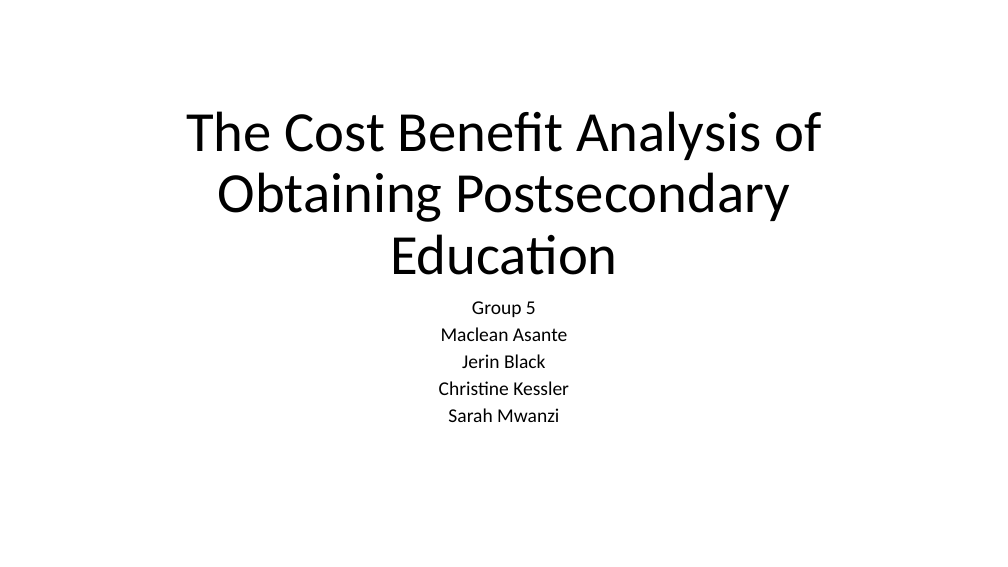
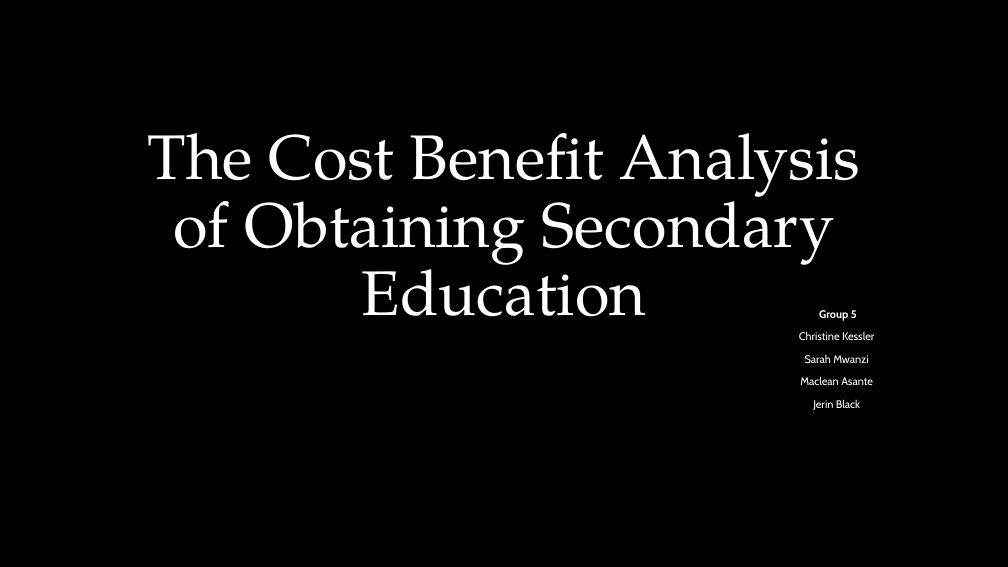
Before and after one commit to clkessler220/project-1-team-5, a slide deck: slide 1 of The Cost Benefit Analysis of Obtaining Postsecondary Eduction.pptx. Drawn at 1008x567 pixels with LibreOffice and Linux fonts; fonts in the diff are those of the drawing; background and template pictures are left out. Boxes give left, top, right and bottom in pixels: in the first picture for what was removed or moved away, otherwise in the second. Text is boxed around its words. In the diff, an @@ line names an element or a change of style, - is before the commit and + after.

```diff
--- a/The Cost Benefit Analysis of Obtaining Postsecondary Eduction.pptx
+++ b/The Cost Benefit Analysis of Obtaining Postsecondary Eduction.pptx
@@ background #FFFFFF to picture (left out) @@
@@ title at box(148, 133, 861, 317): text changed; size 54 to 60 pt; font Calibri to TeX Gyre Pagella; text colour #000000 to #FFFFFF @@
-The Cost Benefit Analysis of Obtaining Postsecondary Education
+The Cost Benefit Analysis of Obtaining Secondary Education
@@ subtitle "Group 5": place and size @@
-subtitle "Group 5" at box(439, 301, 569, 422)
+subtitle "Group 5" at box(799, 310, 874, 410)
@@ subtitle at box(800, 310, 873, 410): size 18.6 to 10.5 pt, font Calibri to Cabin, text colour #000000 to #FFFFFF in "Group 5", "Maclean Asante", "Jerin Black"; bold on in "Group 5"; line spacing 0.7 to 0.9 @@
@@ subtitle at box(799, 331, 874, 363): paragraphs added @@
+Christine Kessler
+Sarah Mwanzi
@@ subtitle at box(439, 381, 569, 422): paragraphs removed @@
-Christine Kessler
-Sarah Mwanzi
```
Also in this commit, not shown: 2 other slides changed, 6 slides added, 5 slides removed.
